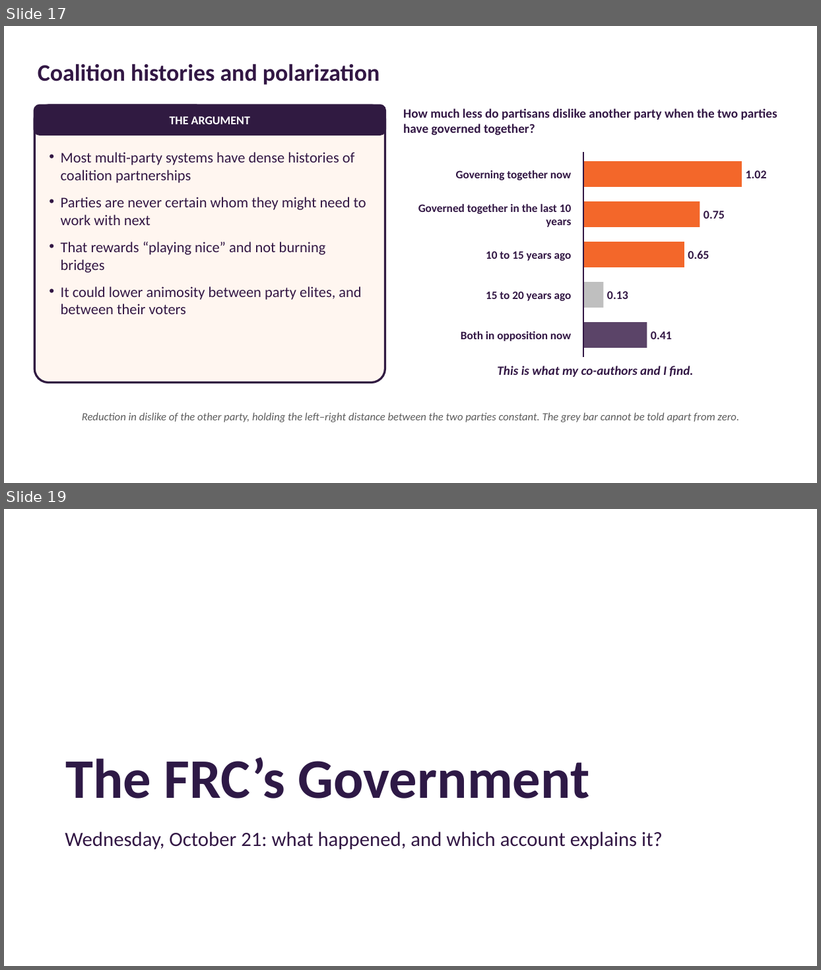
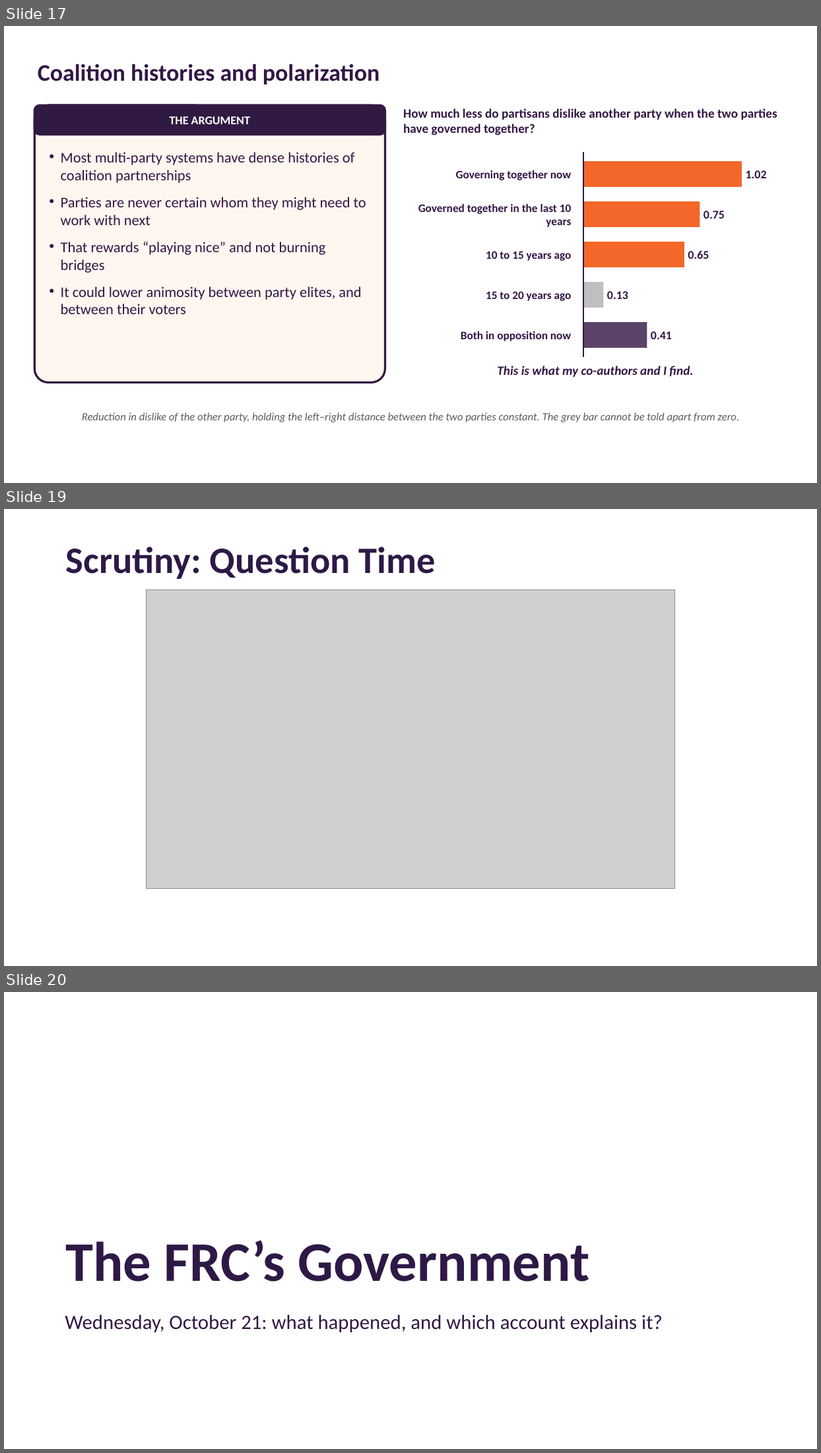
Before and after one commit to Will-Horne/will-horne.github.io, a slide deck: posc-3710/2026-10-28-how-governments-form.pptx. Shown one above the other, each under a label of ours: slides 17 and 19 before the commit, slides 17, 19 and 20 after it; the slides between them are not shown. The pictures are 821x970 and 821x1453 pixels, drawn with LibreOffice and Linux fonts; fonts in the diff are those of the drawing; grey boxes stand for pictures; background and template pictures are left out. Boxes give left, top, right and bottom in pixels: in the first picture for what was removed or moved away, otherwise in the second. Text is boxed around its words. In the diff, an @@ line names an element or a change of style, - is before the commit and + after.

```diff
--- a/posc-3710/2026-10-28-how-governments-form.pptx
+++ b/posc-3710/2026-10-28-how-governments-form.pptx
@@ slide 19 added at [4,509,817,966], background picture (left out) @@
@@ title added at [66,547,436,579], 44 pt, text #2E1946, bold @@
+Scrutiny: Question Time
@@ picture added at [146,590,676,889] @@
@@ what was slide 19 is now slide 20 @@
```
Also in this commit, not shown: 6 slides changed, 2 other slides added, 2 slides removed, 4 other files.
